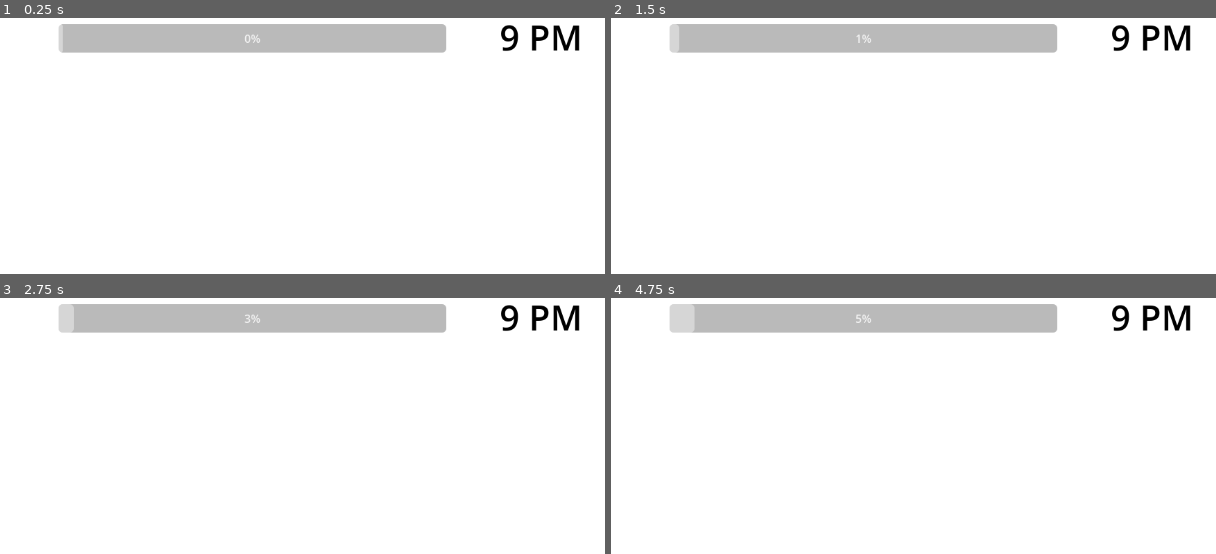
Above: before the commit, frames 1-4 (two rows, left to right).
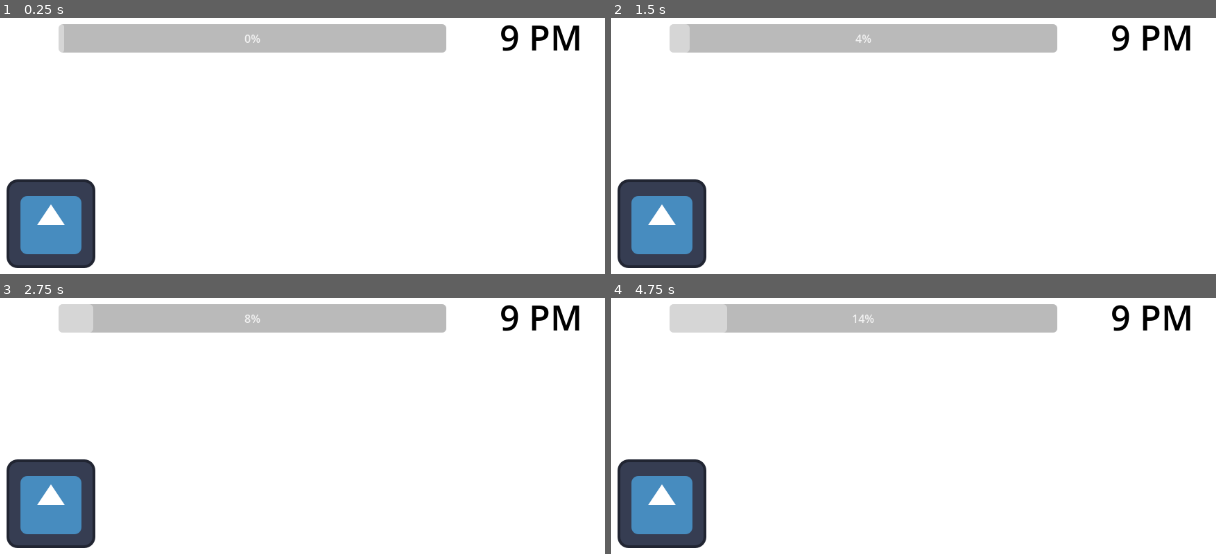
Above: after the commit, the same moments.

Repository: AzeOcram/bedGame
Game: Godot game, scene res://scenes/main_game.tscn
Same seed, same stepped clock (60 frames per second), same inputs: the game is played once before the commit and once after it. The engine's default icon, where the game draws it, is replaced by a stand-in: a white triangle on a blue panel in a dark square.
Inputs:
- Up to frame 1 (0.25 s): no input
- Up to frame 2 (1.5 s): tap Enter at 0.5 s; tap Space at 1.25 s
- Up to frame 3 (2.75 s): tap Enter at 2 s
- Up to frame 4 (4.75 s): tap Space at 2.75, 4.25 s; tap Enter at 3.5 s

The runs differ from the first frame. In frame 1, 4.9% of the frame differs, in the area x 0-16%, y 3-98%; in frame 2, 5.1%; in frame 3, 5.3%; in frame 4, 5.6%, in the area x 0-44%, y 2-98%.

Commit message:
feat: Monsters Node with teleporting logic

Diff:
--- a/scenes/main_game.tscn
+++ b/scenes/main_game.tscn
@@ -1,7 +1,8 @@
-[gd_scene load_steps=4 format=3 uid="uid://dgdk4qyr826dt"]
+[gd_scene load_steps=5 format=3 uid="uid://dgdk4qyr826dt"]
 
 [ext_resource type="Script" uid="uid://ck7vkh4h4ijf2" path="res://scripts/main_game.gd" id="1_72e8q"]
 [ext_resource type="Script" uid="uid://bthj3ffaxnxkr" path="res://scripts/ui.gd" id="1_s3esy"]
+[ext_resource type="PackedScene" uid="uid://08ncmc5vqihx" path="res://scenes/monster_1.tscn" id="3_d2op2"]
 
 [sub_resource type="CanvasTexture" id="CanvasTexture_q7yvd"]
 
@@ -29,3 +30,8 @@
 offset_bottom = 94.0
 theme_override_colors/font_color = Color(0, 0, 0, 1)
 theme_override_font_sizes/font_size = 50
+
+[node name="Monsters" type="Node" parent="."]
+
+[node name="Monster1" parent="Monsters" instance=ExtResource("3_d2op2")]
+position = Vector2(-88, 319)
--- /dev/null
+++ b/scenes/monster_1.gd
@@ -0,0 +1,48 @@
+extends Node2D
+
+#Attributes
+enum Difficulty { EASY, MEDIUM, HARD } #Hard-Coded for now
+
+@export var difficulty: Difficulty = Difficulty.HARD
+
+@onready var sprite = $Sprite2D
+@onready var timer = $TeleportTimer
+
+@onready var positions = [
+	$PositionA,
+	$PositionB,
+	$PositionC
+]
+
+var current_index := 0
+
+func _ready():
+	for i in positions:
+		print(i)
+	randomize()
+	current_index = 0
+	sprite.global_position = positions[current_index].global_position
+	start_timer()
+
+func get_random_delay() -> float:
+	#Hard-Coded for now
+	match difficulty:
+		Difficulty.EASY:
+			return randf_range(40.0, 60.0)
+		Difficulty.MEDIUM:
+			return randf_range(20.0, 40.0)
+		Difficulty.HARD:
+			return randf_range(1.0, 5.0) #for testing only
+		_:
+			return 40.0  # fallback value
+
+
+func start_timer():
+	timer.start(get_random_delay())
+
+func _on_TeleportTimer_timeout():
+	current_index += 1
+	if current_index >= positions.size():
+		current_index = 0   # loop back to A
+	sprite.global_position = positions[current_index].global_position
+	start_timer()
--- /dev/null
+++ b/scenes/monster_1.tscn
@@ -0,0 +1,24 @@
+[gd_scene load_steps=3 format=3 uid="uid://08ncmc5vqihx"]
+
+[ext_resource type="Script" uid="uid://dgev70j6lskh7" path="res://scenes/monster_1.gd" id="1_mmj5x"]
+[ext_resource type="Texture2D" uid="uid://ducbas2whjef2" path="res://icon.svg" id="2_8chg6"]
+
+[node name="Monster1" type="Node2D"]
+script = ExtResource("1_mmj5x")
+
+[node name="Sprite2D" type="Sprite2D" parent="."]
+texture = ExtResource("2_8chg6")
+
+[node name="TeleportTimer" type="Timer" parent="."]
+one_shot = true
+
+[node name="PositionA" type="Marker2D" parent="."]
+position = Vector2(408, 1)
+
+[node name="PositionB" type="Marker2D" parent="."]
+position = Vector2(722, -2)
+
+[node name="PositionC" type="Marker2D" parent="."]
+position = Vector2(1014, -1)
+
+[connection signal="timeout" from="TeleportTimer" to="." method="_on_TeleportTimer_timeout"]
--- a/scripts/main_game.gd
+++ b/scripts/main_game.gd
@@ -4,7 +4,7 @@
 
 # Called when the node enters the scene tree for the first time.
 func _ready() -> void:
-	ui.startProgressBar(1.0)
+	ui.startProgressBar(3.0)
 	ui.startTimer(100)
 
 
Not shown, added: scenes/monster_1.gd.uid
